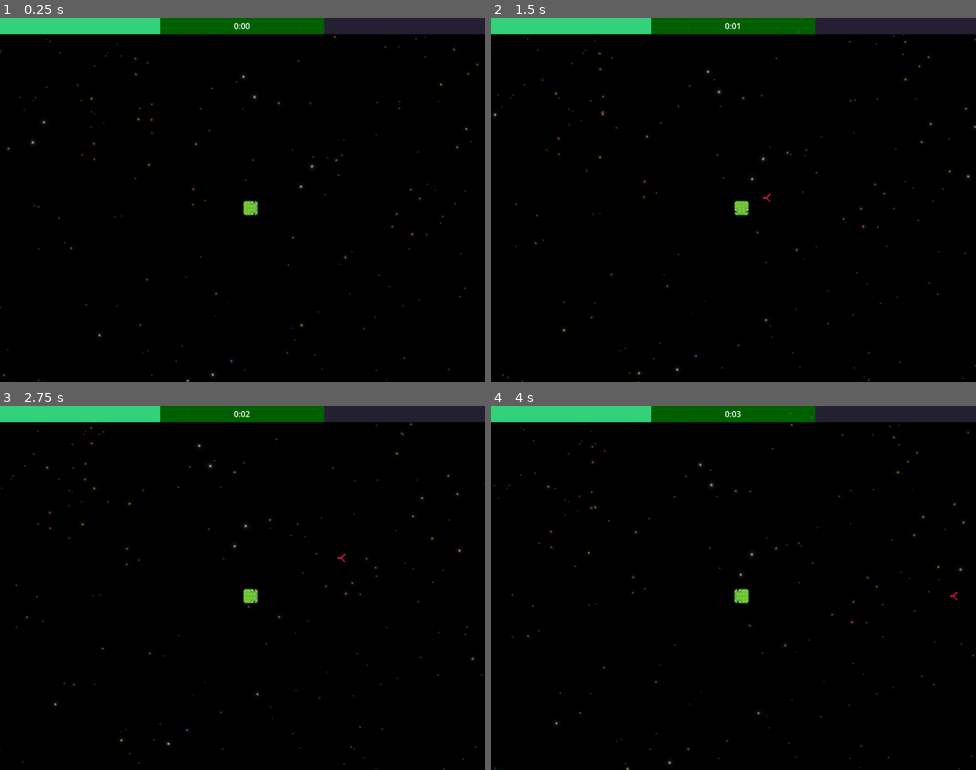
Above: before the commit, frames 1-4 (two rows, left to right).
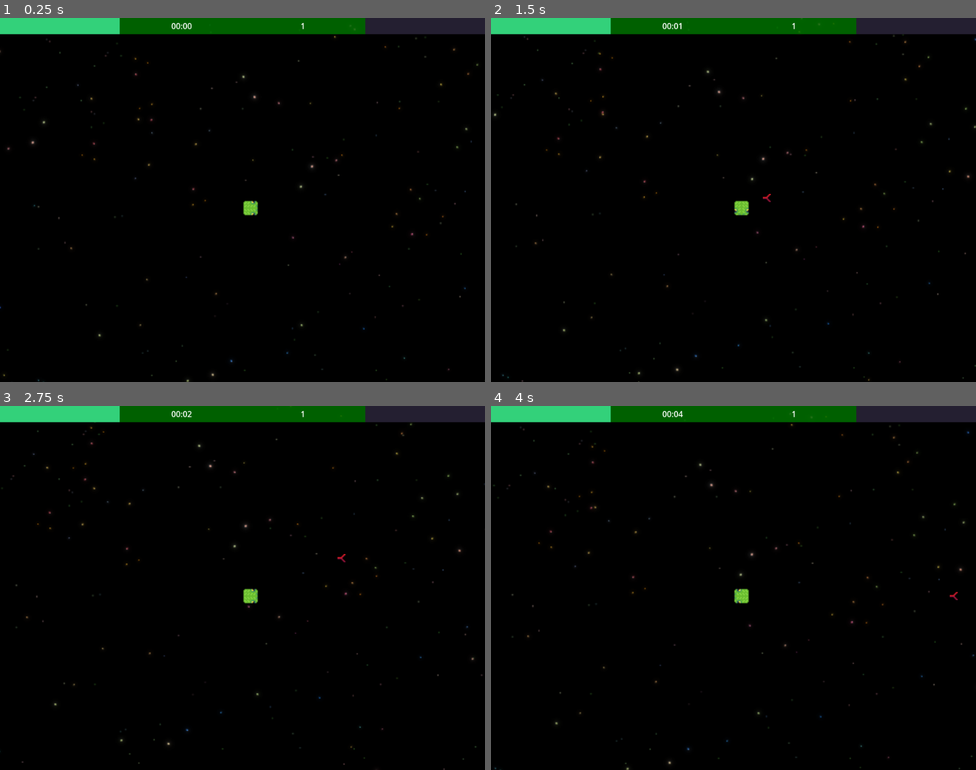
Above: after the commit, the same moments.

Repository: jaerrib/space-snake-survivor
Game: Godot game, scene res://scenes/main/main.tscn
Two runs of this game, one before a commit and one after it. Both use one fixed random seed, a clock stepped at 60 frames per second and the inputs below.
Inputs:
- Up to frame 1 (0.25 s): no input
- Up to frame 2 (1.5 s): hold D (right) 0.53-1.28 s; tap P (xp_spawn) at 0.6, 1.35 s; hold S (down) from 1.28 s (still down)
- Up to frame 3 (2.75 s): release S (down) at 2.03 s; hold D (right) from 2.03 s (still down); tap P (xp_spawn) at 2.1 s
- Up to frame 4 (4 s): release D (right) at 2.78 s; hold Up (up) 2.78-3.53 s; tap P (xp_spawn) at 2.85, 3.6 s; hold A (left) from 3.53 s (still down)

The runs differ from the first frame. In frame 1, 0.9% of the frame differs, in the area x 24-76%, y 0-5%; in frame 2, 0.8%; in frame 3, 0.9%; in frame 4, 0.9%.

Commit message:
Adjust timer mechanism

Diff:
--- /dev/null
+++ b/scenes/hud/hud.gd
@@ -0,0 +1,36 @@
+extends Control
+
+const LEVEL_LENGTH: int = 1800 #in seconds
+
+@onready var level_timer: Timer = $LevelTimer
+@onready var time_label: Label = $MC/MC2/HB/TimeLabel
+@onready var xp_level_label: Label = $MC/MC2/HB/XPLevelLabel
+
+
+var player_ref: Snake
+var time_elapsed: int
+
+
+func _ready() -> void:
+	var player: Snake = get_tree().get_first_node_in_group("player")
+	player_ref = player
+	xp_level_label.text = str(player_ref.get_level())
+	SignalManager.on_level_up.connect(on_level_up)
+
+
+
+func update_timer_label() -> void:
+	var minutes: int = time_elapsed / 60
+	var seconds: int = time_elapsed % 60
+	time_label.text = str(minutes).pad_zeros(2) + ":" + str(seconds).pad_zeros(2)
+
+
+func _on_level_timer_timeout() -> void:
+	time_elapsed += 1
+	update_timer_label()
+	if time_elapsed == LEVEL_LENGTH:
+		SignalManager.on_level_complete.emit()
+
+
+func on_level_up() -> void:
+	xp_level_label.text = str(player_ref.get_level())
--- a/scenes/hud/hud.tscn
+++ b/scenes/hud/hud.tscn
@@ -1,10 +1,12 @@
-[gd_scene load_steps=5 format=3 uid="uid://bm6ipr5efunpg"]
+[gd_scene load_steps=6 format=3 uid="uid://bm6ipr5efunpg"]
 
-[ext_resource type="Script" uid="uid://6ng35qfvmyvj" path="res://scenes/hud/timer.gd" id="1_48c2t"]
+[ext_resource type="Script" uid="uid://bgyqs8s1n6j1r" path="res://scenes/hud/hud.gd" id="1_0bx4p"]
 [ext_resource type="PackedScene" uid="uid://8pydh1pfgx1s" path="res://scenes/health_bar/health_bar.tscn" id="1_cgeww"]
 [ext_resource type="PackedScene" uid="uid://b1lplrwpbqcsk" path="res://scenes/xp_bar/xp_bar.tscn" id="2_c45xl"]
 
 [sub_resource type="LabelSettings" id="LabelSettings_48c2t"]
+
+[sub_resource type="LabelSettings" id="LabelSettings_c45xl"]
 
 [node name="HUD" type="Control"]
 layout_mode = 3
@@ -13,6 +15,7 @@
 anchor_bottom = 1.0
 grow_horizontal = 2
 grow_vertical = 2
+script = ExtResource("1_0bx4p")
 
 [node name="MC" type="MarginContainer" parent="."]
 layout_mode = 1
@@ -44,11 +47,17 @@
 layout_mode = 2
 size_flags_horizontal = 3
 
-[node name="Label" type="Label" parent="MC/MC2/HB"]
+[node name="TimeLabel" type="Label" parent="MC/MC2/HB"]
 layout_mode = 2
 size_flags_horizontal = 6
 text = "00:00"
 label_settings = SubResource("LabelSettings_48c2t")
+
+[node name="XPLevelLabel" type="Label" parent="MC/MC2/HB"]
+layout_mode = 2
+size_flags_horizontal = 6
+text = "1"
+label_settings = SubResource("LabelSettings_c45xl")
 
 [node name="HBoxContainer3" type="HBoxContainer" parent="MC/MC2/HB"]
 layout_mode = 2
@@ -60,4 +69,5 @@
 
 [node name="LevelTimer" type="Timer" parent="."]
 autostart = true
-script = ExtResource("1_48c2t")
+
+[connection signal="timeout" from="LevelTimer" to="." method="_on_level_timer_timeout"]
--- a/scenes/hud/timer.gd
+++ /dev/null
@@ -1,22 +0,0 @@
-extends Timer
-
-const LEVEL_LENGTH: int = 1800 #in seconds
-
-@onready var level_timer: Timer = $"."
-@onready var label: Label = $"../MC/MC2/HB/Label"
-
-
-func _ready() -> void:
-	level_timer.wait_time = LEVEL_LENGTH
-	level_timer.start()
-
-
-func _process(delta: float) -> void:
-	update_label()
-
-
-func update_label() -> void:
-	var time_elapsed: int = int(LEVEL_LENGTH - level_timer.time_left)
-	var minutes: int = time_elapsed / 60
-	var seconds: int = time_elapsed % 60
-	label.text = str(minutes) + ":" + str(seconds).pad_zeros(2)
--- a/singletons/signal_manager.gd
+++ b/singletons/signal_manager.gd
@@ -20,3 +20,4 @@
 signal on_level_up
 signal on_update_health(hp: float)
 signal on_update_xp
+signal on_level_complete
Not shown, added: scenes/hud/hud.gd.uid
Not shown, removed: scenes/hud/timer.gd.uid
